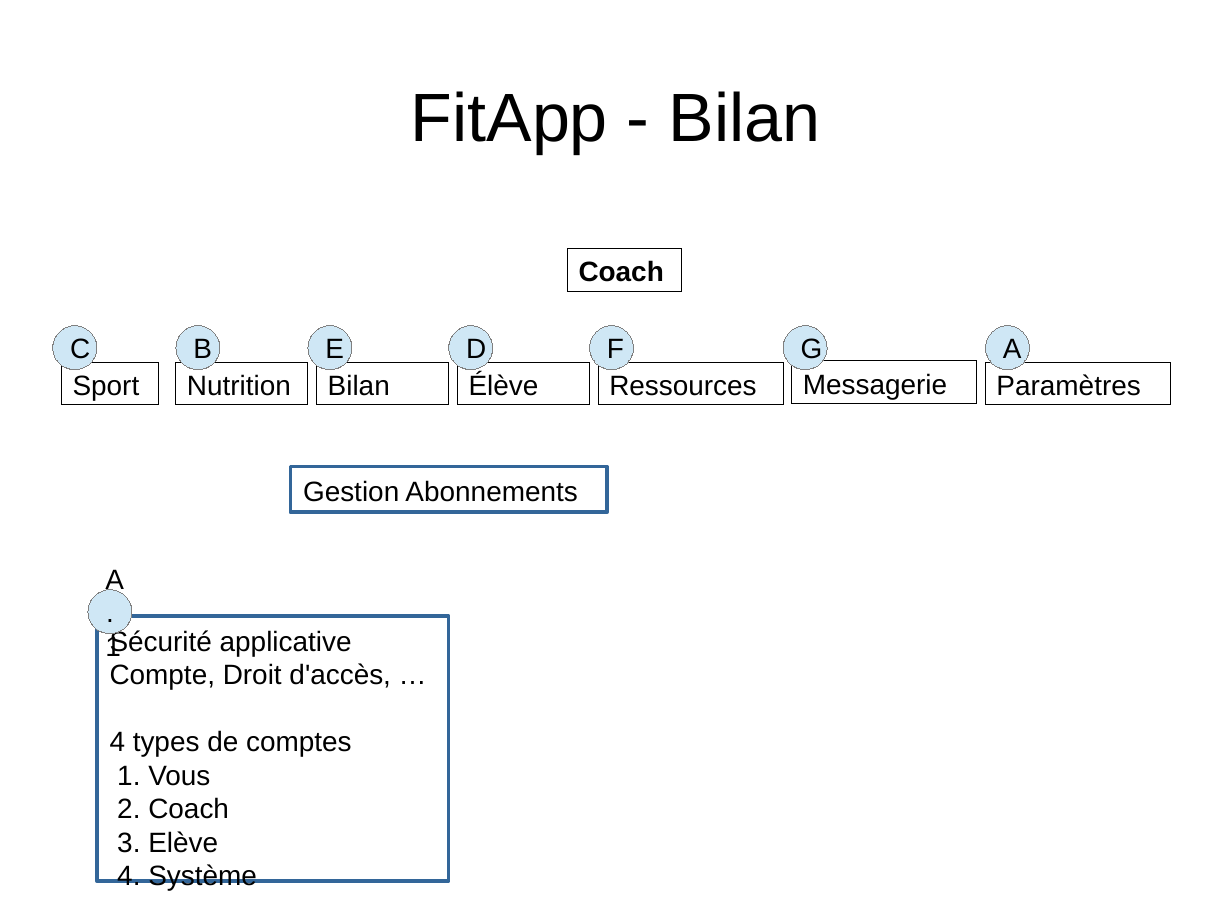
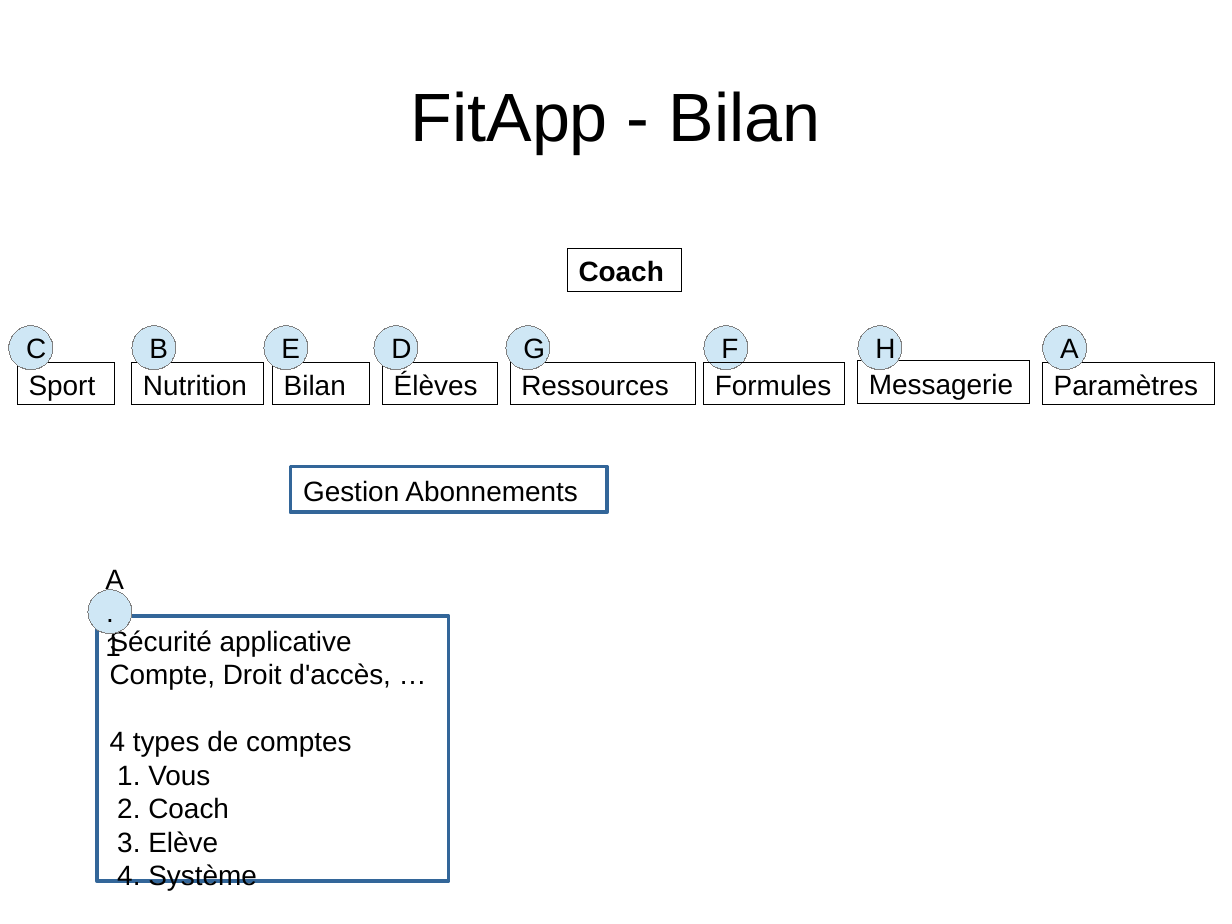
Before and after one commit to NicolasGavard/WebVysionSportV2, a slide deck: slide 2 of Documentations/FitApp - Bilan v1.02.odp. Drawn at 1232x924 pixels with LibreOffice and Linux fonts; fonts in the diff are those of the drawing. Boxes give left, top, right and bottom in pixels: in the first picture for what was removed or moved away, otherwise in the second. Text is boxed around its words. In the diff, an @@ line names an element or a change of style, - is before the commit and + after.

```diff
--- a/Documentations/FitApp - Bilan v1.02.odp
+++ b/Documentations/FitApp - Bilan v1.02.odp
@@ 3 ellipses, 2 rectangles: place and size @@
-3 ellipses, 2 rectangles at (53,325,352,405)
+3 ellipses, 2 rectangles at (9,325,307,405)
@@ ellipse "D": place and size @@
-ellipse "D" at (449,325,493,369)
+ellipse "D" at (375,325,418,369)
@@ ellipse "G": place and size @@
-ellipse "G" at (784,325,827,369)
+ellipse "G" at (506,325,550,369)
@@ ellipse "F": place and size @@
-ellipse "F" at (590,325,634,369)
+ellipse "F" at (704,325,748,369)
@@ ellipse added at (859,325,902,369), fill #CFE7F5, outline #808080 0 pt, 18 pt, text #000000 @@
+H
@@ ellipse "A": place and size @@
-ellipse "A" at (986,325,1030,369)
+ellipse "A" at (1043,325,1087,369)
@@ rectangle "Bilan": place and size @@
-rectangle "Bilan" at (316,362,448,405)
+rectangle "Bilan" at (273,362,370,405)
@@ rectangle added at (383,362,497,405), outline #000000 0 pt, 18 pt, text #000000 @@
+Élèves
@@ rectangle removed at (457,362,589,405) @@
-Élève
@@ rectangle "Ressources": place and size @@
-rectangle "Ressources" at (598,362,783,405)
+rectangle "Ressources" at (511,362,695,405)
@@ rectangle added at (704,362,845,405), outline #000000 0 pt, 18 pt, text #000000 @@
+Formules
@@ rectangle "Messagerie": place and size @@
-rectangle "Messagerie" at (793,361,977,404)
+rectangle "Messagerie" at (859,361,1031,404)
@@ rectangle "Paramètres": place and size @@
-rectangle "Paramètres" at (986,362,1171,405)
+rectangle "Paramètres" at (1043,362,1215,405)
```
Also in this commit, not shown: 7 other files.
